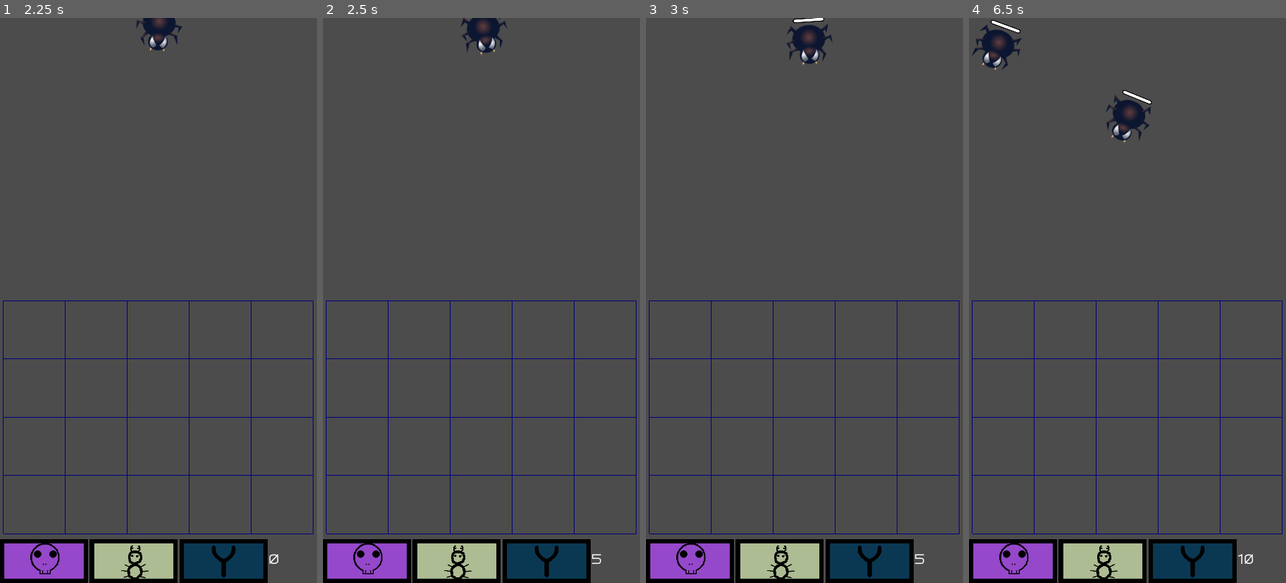
Above: before the commit, frames 1-4 (left to right).
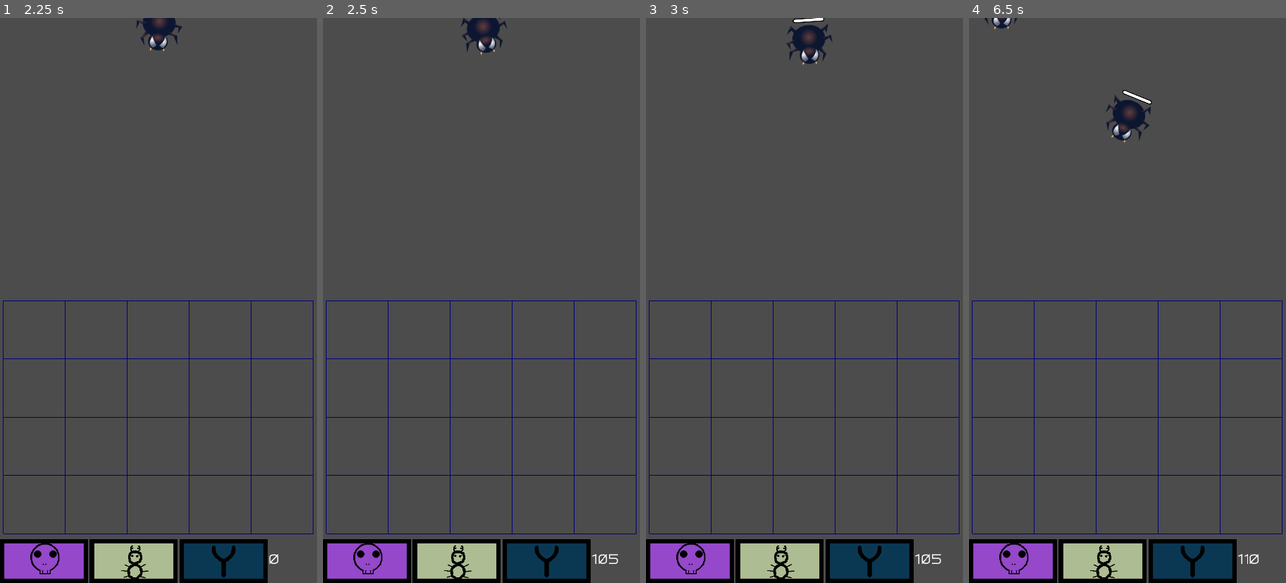
Above: after the commit, the same moments.

Repository: algch/Pest-Control
Game: Godot game, scene res://game_modes/Waves.tscn
Two runs of this game, one before a commit and one after it. Both use one fixed random seed, a clock stepped at 60 frames per second and the inputs below.
Inputs (mouse positions are in pixels of both pictures, inside the frame that each line leads up to):
- Up to frame 1 (2.25 s): click (44, 560) at 0.5 s; click (133, 560) at 1.25 s; click (225, 560) at 2 s
- Up to frame 2 (2.5 s): no input
- Up to frame 3 (3 s): click (690, 560) at 2.75 s
- Up to frame 4 (6.5 s): click (1102, 560) at 3.5 s; click (1194, 560) at 4.25 s; click (1013, 560) at 5 s; click (1102, 560) at 5.75 s

Frame 1 is identical in both runs. In frame 2, less than 0.1% of the frame differs, in the area x 84-94%, y 94-97%; in frame 3, less than 0.1%; in frame 4, 0.8%, in the area x 0-92%, y 0-97%.

Commit message:
fixed cell filling - revisit later

Diff:
--- a/draggable_items/ItemHandler.gd
+++ b/draggable_items/ItemHandler.gd
@@ -11,7 +11,7 @@
 var vertical_slots = 4
 onready var h_slot_size = $DraggableArea.position.x / self.horizontal_slots
 onready var v_slot_size = $DraggableArea.position.y / self.vertical_slots
-var money = 0 setget set_money
+var money = 100 setget set_money
 var money_increase := 5
 
 var cells := []
@@ -20,10 +20,12 @@
 	var top_left : Vector2
 	var bottom_right : Vector2
 	var is_free := true
+	var index : int
 
-	func _init(_top_left : Vector2, _bottom_right :Vector2):
+	func _init(_top_left : Vector2, _bottom_right :Vector2, _index : int):
 		self.top_left = _top_left
 		self.bottom_right = _bottom_right
+		self.index = _index
 
 	func is_inside(pos : Vector2):
 		var is_inside_x = self.top_left.x <= pos.x and self.bottom_right.x >= pos.x
@@ -61,12 +63,42 @@
 			var slingshot = slingshot_class.instance()
 			slingshot.connect("selected", self, "on_Slingshot_selected")
 			slingshot.connect("shoot", self, "on_Slingshot_shoot")
+			slingshot.connect("destroyed", self, "_on_item_destroyed")
 			return slingshot
 		"poison":
-			return poison_class.instance()
+			var poison = poison_class.instance()
+			poison.connect("destroyed", self, "_on_item_destroyed")
+			return poison
 		"ant":
-			return ant_class.instance()
+			var ant = ant_class.instance()
+			ant.connect("updated_position", self, "_on_item_updated_position")
+			ant.connect("destroyed", self, "_on_item_destroyed")
+			return ant
 	return null
+
+func _on_item_destroyed(cell_index):
+	if not cell_index:
+		return
+
+	var current_cell = cells[cell_index]
+	current_cell.is_free = true
+
+func _on_item_updated_position(item):
+	if not item.current_cell:
+		return
+
+	var local_pos = item.global_position - self.position
+	var found_cell = _find_cell(local_pos)
+	var current_cell = cells[item.current_cell]
+	if not found_cell:
+		current_cell.is_free = true
+		item.current_cell = null
+		return
+
+	if current_cell != found_cell:
+		current_cell.is_free = true
+		found_cell.is_free = false
+		item.current_cell = found_cell.index
 
 func is_in_draggable_area(pos: Vector2):
 	var inside_x = pos.x >= self.global_position.x and pos.x < $DraggableArea.global_position.x
@@ -76,14 +108,15 @@
 func spawn_item(item, mouse_pos):
 	var local_mouse_pos = mouse_pos - self.position
 	var found_cell = self._find_cell(local_mouse_pos)
-	if found_cell:
-		if not found_cell.is_free:
-			return
-		var item_pos = found_cell.get_center_position() + self.position
-		if not item is Ant:
-			found_cell.is_free = false
-		item.position = item_pos
-		$Items.add_child(item)
+
+	if not found_cell or not found_cell.is_free:
+		return
+
+	var item_pos = found_cell.get_center_position() + self.position
+	item.position = item_pos
+	item.current_cell = found_cell.index
+	found_cell.is_free = false
+	$Items.add_child(item)
 
 func on_Slingshot_selected(slingshot_id):
 	for slingshot in get_tree().get_nodes_in_group("slingshots"):
@@ -98,6 +131,7 @@
 	$Projectiles.add_child(explosion)
 
 func _ready():
+	var count = 0
 	var local_x = 0.0
 	var local_y = 0.0
 	var size = Vector2(h_slot_size, v_slot_size)
@@ -106,8 +140,9 @@
 		for _j in range(vertical_slots):
 			var from = Vector2(local_x, local_y)
 			var to = from + size
-			var new_cell = Cell.new(from, to)
+			var new_cell = Cell.new(from, to, count)
 			self.cells.append(new_cell)
+			count += 1
 			local_y += self.v_slot_size
 		local_x += self.h_slot_size
 
--- a/draggable_items/ant/Ant.gd
+++ b/draggable_items/ant/Ant.gd
@@ -1,9 +1,16 @@
 extends "res://entities/WalkingCharacter.gd"
 
 
+signal updated_position(item)
+signal destroyed(cell_index)
+
 var cost = 50
+var current_cell = null
 
 class_name Ant
+
+func _on_CellCheckTimer_timeout():
+	emit_signal("updated_position", self)
 
 func _ready():
 	max_health = 3.0
@@ -11,4 +18,8 @@
 	melee_damage = 0.25
 	initial_direction = Vector2.UP
 	team = "PLAYER"
+	connect("tree_exited", self, "_on_Ant_tree_exited")
 	._ready()
+
+func _on_Ant_tree_exited():
+	emit_signal("destroyed", current_cell)
--- a/draggable_items/ant/Ant.tscn
+++ b/draggable_items/ant/Ant.tscn
@@ -51,15 +51,15 @@
 
 [sub_resource type="SpriteFrames" id=1]
 animations = [ {
+"frames": [ ExtResource( 45 ), ExtResource( 26 ), ExtResource( 27 ), ExtResource( 30 ), ExtResource( 16 ), ExtResource( 24 ), ExtResource( 41 ), ExtResource( 21 ), ExtResource( 9 ), ExtResource( 23 ), ExtResource( 19 ), ExtResource( 46 ), ExtResource( 47 ), ExtResource( 44 ), ExtResource( 43 ), ExtResource( 25 ), ExtResource( 40 ), ExtResource( 39 ), ExtResource( 42 ), ExtResource( 36 ), ExtResource( 33 ), ExtResource( 38 ), ExtResource( 35 ), ExtResource( 34 ), ExtResource( 29 ), ExtResource( 37 ), ExtResource( 31 ), ExtResource( 28 ), ExtResource( 32 ) ],
+"loop": true,
+"name": "attack",
+"speed": 28.0
+}, {
 "frames": [ ExtResource( 4 ), ExtResource( 3 ), ExtResource( 18 ), ExtResource( 17 ), ExtResource( 11 ), ExtResource( 1 …(191 unchanged characters)…
 "loop": true,
 "name": "walk",
 "speed": 15.0
-}, {
-"frames": [ ExtResource( 45 ), ExtResource( 26 ), ExtResource( 27 ), ExtResource( 30 ), ExtResource( 16 ), ExtResource( 24 ), ExtResource( 41 ), ExtResource( 21 ), ExtResource( 9 ), ExtResource( 23 ), ExtResource( 19 ), ExtResource( 46 ), ExtResource( 47 ), ExtResource( 44 ), ExtResource( 43 ), ExtResource( 25 ), ExtResource( 40 ), ExtResource( 39 ), ExtResource( 42 ), ExtResource( 36 ), ExtResource( 33 ), ExtResource( 38 ), ExtResource( 35 ), ExtResource( 34 ), ExtResource( 29 ), ExtResource( 37 ), ExtResource( 31 ), ExtResource( 28 ), ExtResource( 32 ) ],
-"loop": true,
-"name": "attack",
-"speed": 28.0
 } ]
 
 [sub_resource type="CircleShape2D" id=2]
@@ -73,7 +73,6 @@
 rotation = -1.5708
 frames = SubResource( 1 )
 animation = "walk"
-frame = 5
 playing = true
 
 [node name="CollisionShape2D" type="CollisionShape2D" parent="."]
@@ -102,5 +101,10 @@
 __meta__ = {
 "_edit_use_anchors_": false
 }
+
+[node name="CellCheckTimer" type="Timer" parent="."]
+wait_time = 0.5
+autostart = true
 [connection signal="timeout" from="ObjectiveCheckTimer" to="." method="_on_ObjectiveCheckTimer_timeout"]
 [connection signal="timeout" from="AttackTimer" to="." method="_on_AttackTimer_timeout"]
+[connection signal="timeout" from="CellCheckTimer" to="." method="_on_CellCheckTimer_timeout"]
--- a/draggable_items/poison/Poison.gd
+++ b/draggable_items/poison/Poison.gd
@@ -1,15 +1,19 @@
 extends StaticBody2D
 
+
+signal destroyed(cell_index)
 
 var team = "PLAYER"
 var charges = 3
 var poison_time = 1
 var poison_damage = 0.5
 var cost = 30
+var current_cell = null
 
 class_name Poison
 
 func handle_melee_attack(attacker):
 	if is_instance_valid(attacker) and attacker.has_method("handle_poisoned"):
 		attacker.handle_poisoned(self)
+	emit_signal("destroyed", current_cell)
 	queue_free()
--- a/draggable_items/slingshot/Slingshot.gd
+++ b/draggable_items/slingshot/Slingshot.gd
@@ -1,4 +1,7 @@
 extends StaticBody2D
+
+
+signal destroyed(cell_index)
 
 var projectile_class = preload("./Projectile.tscn")
 var is_selected := false setget set_is_selected
@@ -8,6 +11,7 @@
 var max_health = 3.0
 var health = max_health setget set_health
 var cost = 15
+var current_cell = null
 
 class_name Slingshot
 
@@ -35,6 +39,7 @@
 
 func set_health(new_health):
 	if new_health <= 0:
+		emit_signal("destroyed", current_cell)
 		queue_free()
 
 	health = new_health
--- a/game_modes/Spawner.tscn
+++ b/game_modes/Spawner.tscn
@@ -9,6 +9,6 @@
 position = Vector2( 576, 0 )
 
 [node name="Timer" type="Timer" parent="."]
-wait_time = 3.0
+wait_time = 5.0
 autostart = true
 [connection signal="timeout" from="Timer" to="." method="_on_Timer_timeout"]
--- a/game_modes/Waves.tscn
+++ b/game_modes/Waves.tscn
@@ -21,10 +21,10 @@
 [node name="CollisionPolygon2D" type="CollisionPolygon2D" parent="StaticBody2D"]
 polygon = PoolVector2Array( 0, 0, 0, 1176, 720, 1176, 720, 0, 720, -192, 0, -192, 0, -184, 712, -184, 712, 0, 712, 1168, 8, 1168, 8, 0, 8, -184, 0, -184 )
 
-[node name="Gui" parent="." instance=ExtResource( 1 )]
-
 [node name="ItemHandler" parent="." instance=ExtResource( 6 )]
 position = Vector2( 8, 640 )
+
+[node name="Gui" parent="." instance=ExtResource( 1 )]
 
 [node name="Spider" parent="." instance=ExtResource( 5 )]
 position = Vector2( 368, -104 )
Not shown: 1 places in game_modes/Waves.tscn that only renumber resources
